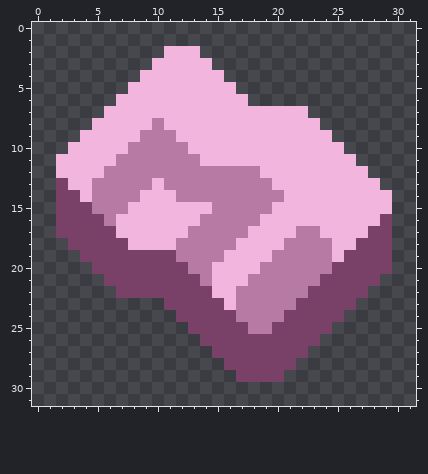
Pixel-art sprite -- sprites/items/manganese.png. The picture above is the old version.
The file is 32x32 pixels.
The same view after the edit:
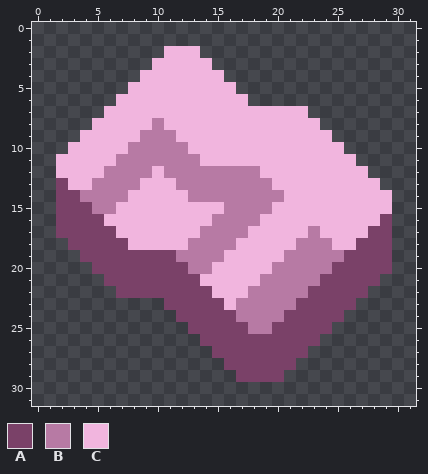
Palette (. is transparent): A #7a4168  B #b77aa4  C #f1b5de
Difference:
Changed rows in their new state; - is an unchanged pixel.
first column x 4:
12 ------C---------------
13 -----C-C--------------
14 B---C---C-------------
15 ---C-------C----------
16 --C-------C-----------
17 ---------C--------C---
18 --------C--------C----
19 ----------------C----B
20 ---------------C------
21 ----------C---C-------
22 -------------C--------
Boxes around the changes in both pictures, in picture pixels (x1, y1, x2, y2):
changed: (80, 166, 344, 298)
